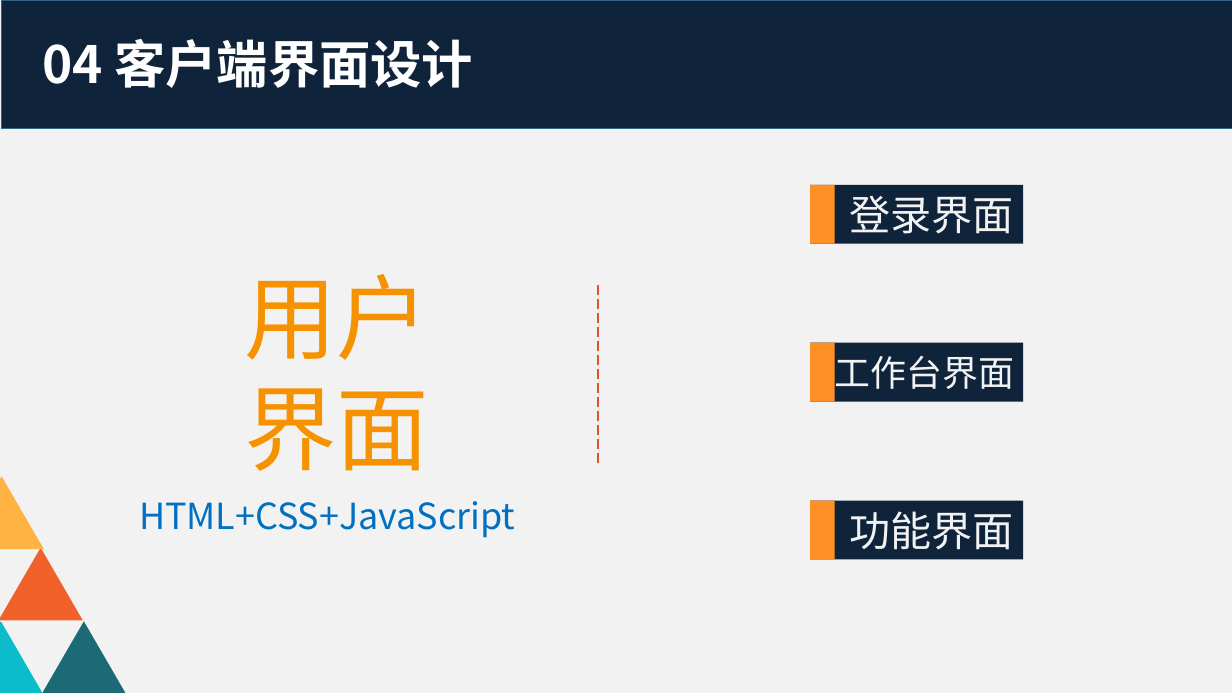
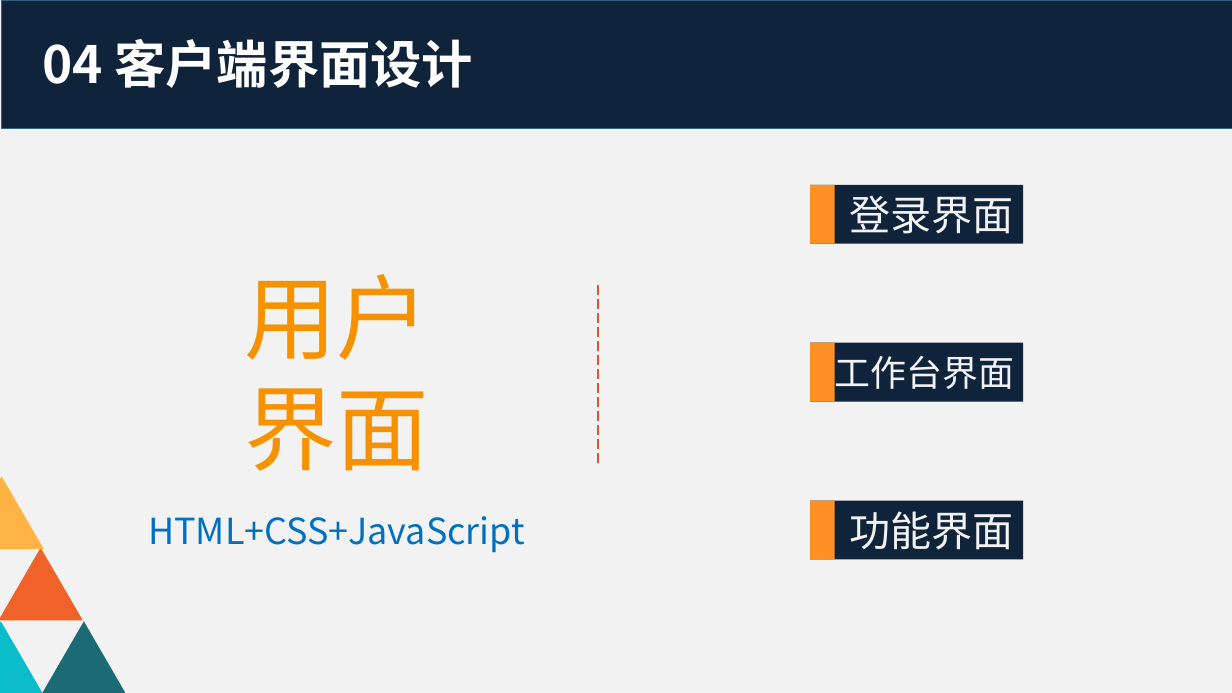
Before and after one commit to reduceme/paper, a slide deck: slide 19 of 毕业答辩PPT.pptx. Drawn at 1232x693 pixels with LibreOffice and Linux fonts; fonts in the diff are those of the drawing; background and template pictures are left out. Boxes give left, top, right and bottom in pixels: in the first picture for what was removed or moved away, otherwise in the second. Text is boxed around its words. In the diff, an @@ line names an element or a change of style, - is before the commit and + after.

```diff
--- a/毕业答辩PPT.pptx
+++ b/毕业答辩PPT.pptx
@@ text "HTML+CSS+JavaScript" moved from (x1=139, y1=501, x2=515, y2=538) to (x1=148, y1=516, x2=524, y2=553) @@
```
Also in this commit, not shown: 6 other slides changed, 3 slides added, 1 slide removed, 2 other files.
